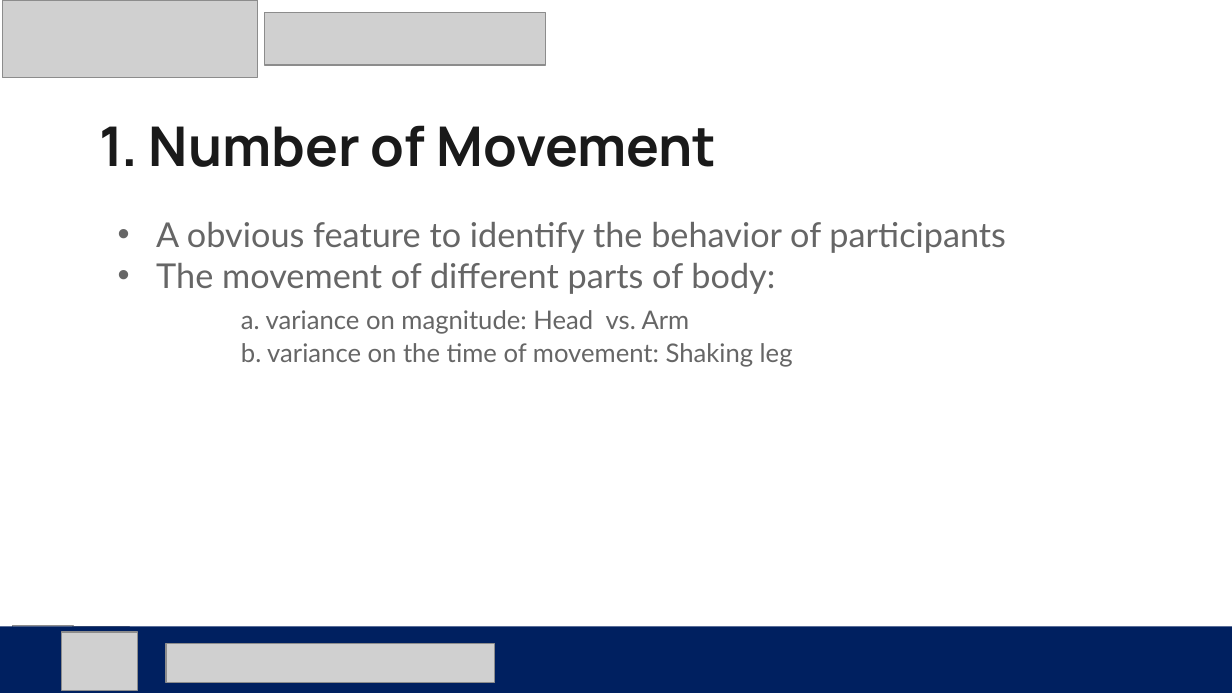
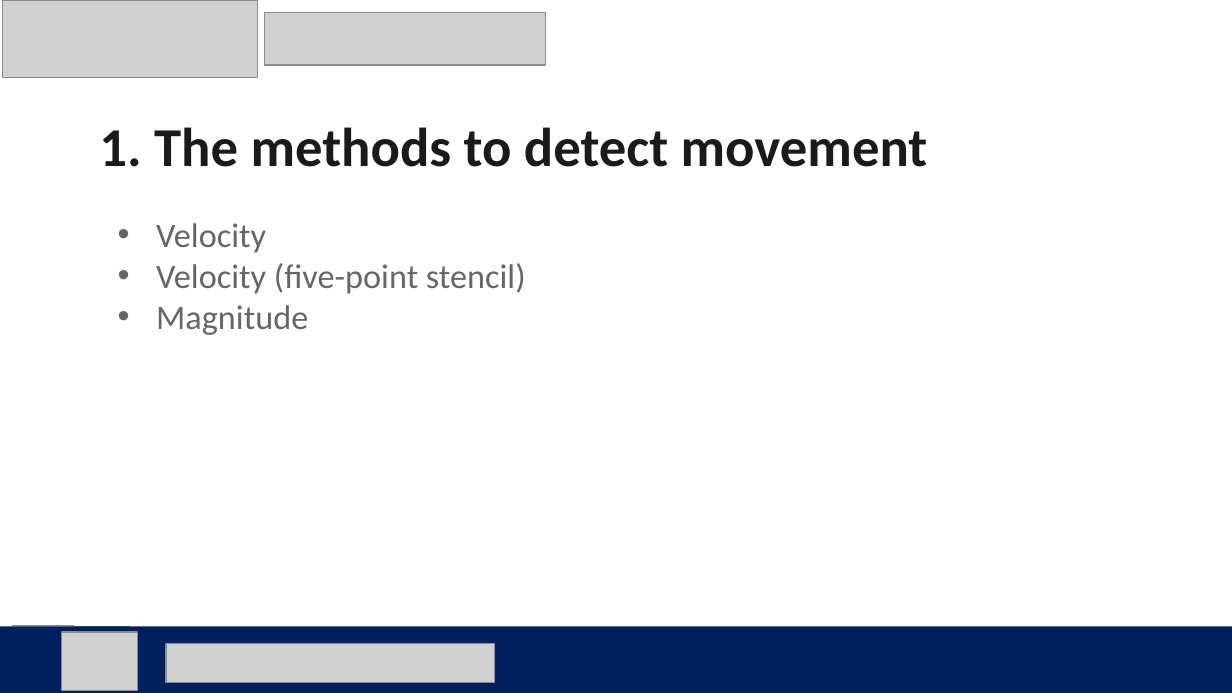
Before and after one commit to buyanyun/video-analysis-testing, a slide deck: slide 2 of step3_analysis.pptx. Drawn at 1232x693 pixels with LibreOffice and Linux fonts; fonts in the diff are those of the drawing; grey boxes stand for pictures. Boxes give left, top, right and bottom in pixels: in the first picture for what was removed or moved away, otherwise in the second. Text is boxed around its words. In the diff, an @@ line names an element or a change of style, - is before the commit and + after.

```diff
--- a/step3_analysis.pptx
+++ b/step3_analysis.pptx
@@ text at (99,127,928,167): text changed; font Manrope to Calibri @@
-1. Number of Movement
+1. The methods to detect movement
@@ text at (156,223,526,335): text changed; font Lato to Calibri @@
-• A obvious feature to identify the behavior of participants
-• The movement of different parts of body:
-a. variance on magnitude: Head vs. Arm
-b. variance on the time of movement: Shaking leg
+• Velocity
+• Velocity (five-point stencil)
+• Magnitude
```
Also in this commit, not shown: 5 other slides changed, 8 slides added, 14 slides removed, 2 other files.
